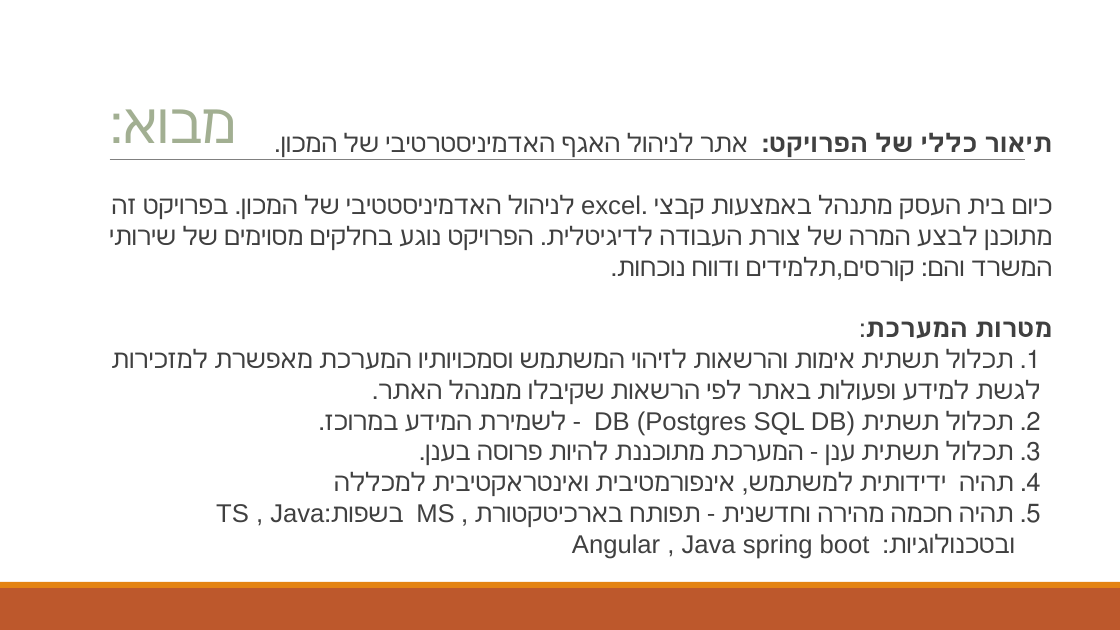
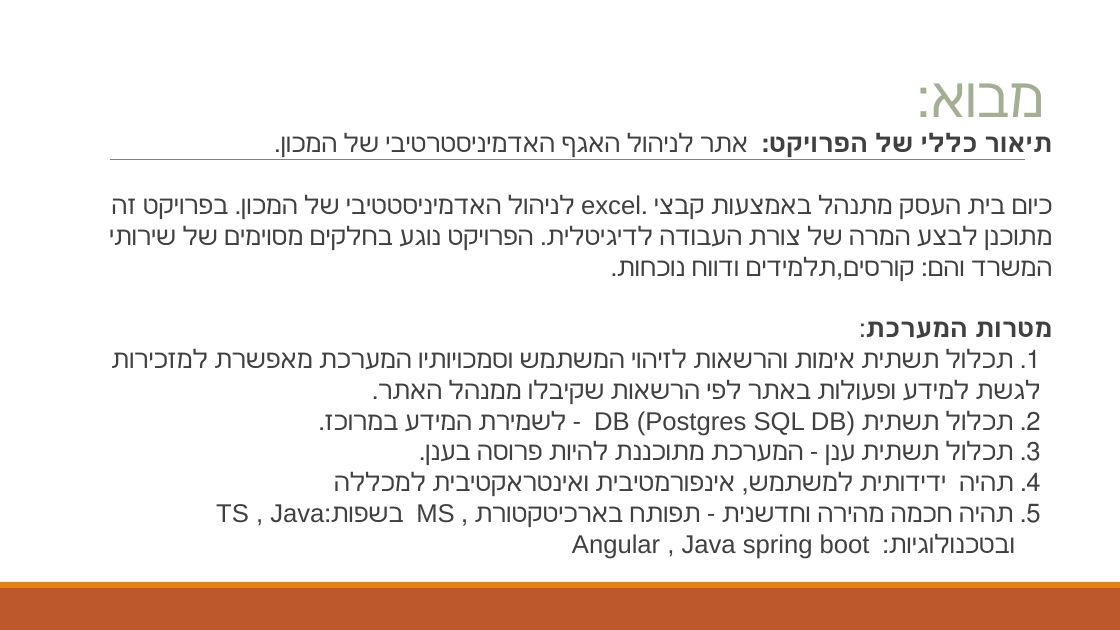
Before and after one commit to diversi-tech/old-seminar-Mahat, a slide deck: slide 4 of נעמה גרשוני.pptx. Drawn at 1120x630 pixels with LibreOffice and Linux fonts; fonts in the diff are those of the drawing; background and template pictures are left out. Boxes give left, top, right and bottom in pixels: in the first picture for what was removed or moved away, otherwise in the second. Text is boxed around its words. In the diff, an @@ line names an element or a change of style, - is before the commit and + after.

```diff
--- a/נעמה גרשוני.pptx
+++ b/נעמה גרשוני.pptx
@@ title "מבוא:": place and size @@
-title "מבוא:" at [109, 109, 236, 143]
+title "מבוא:" at [917, 83, 1044, 117]
@@ title "מבוא:" at [917, 83, 1044, 117]: alignment left to right @@
```
Also in this commit, not shown: 16 other slides changed, 4 slides added, 3 slides removed.
